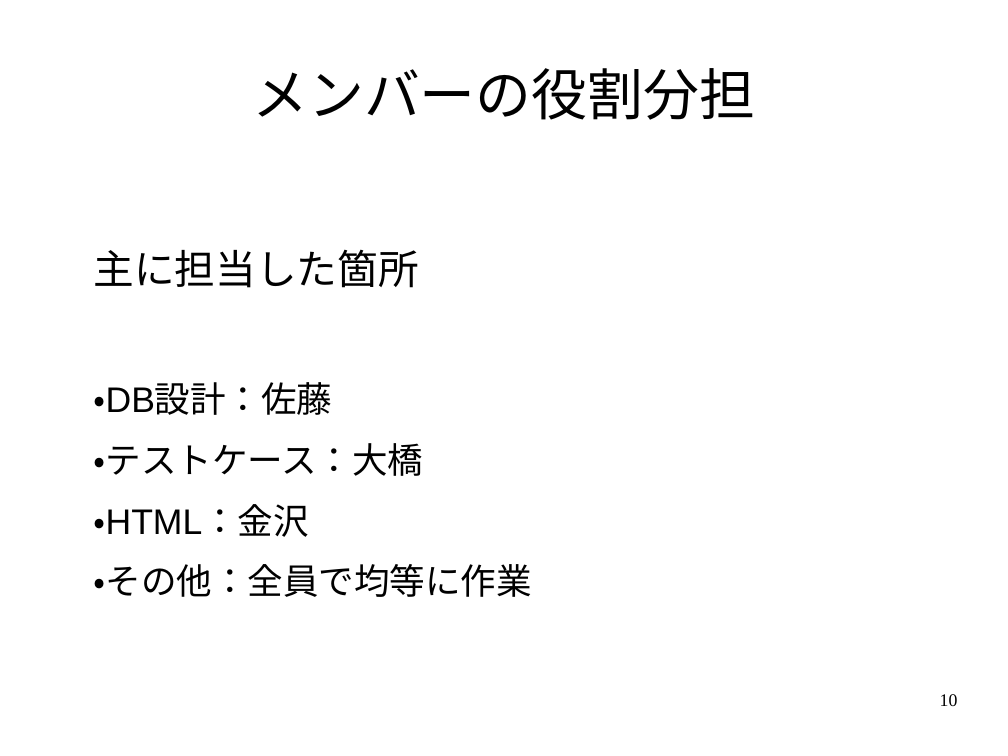
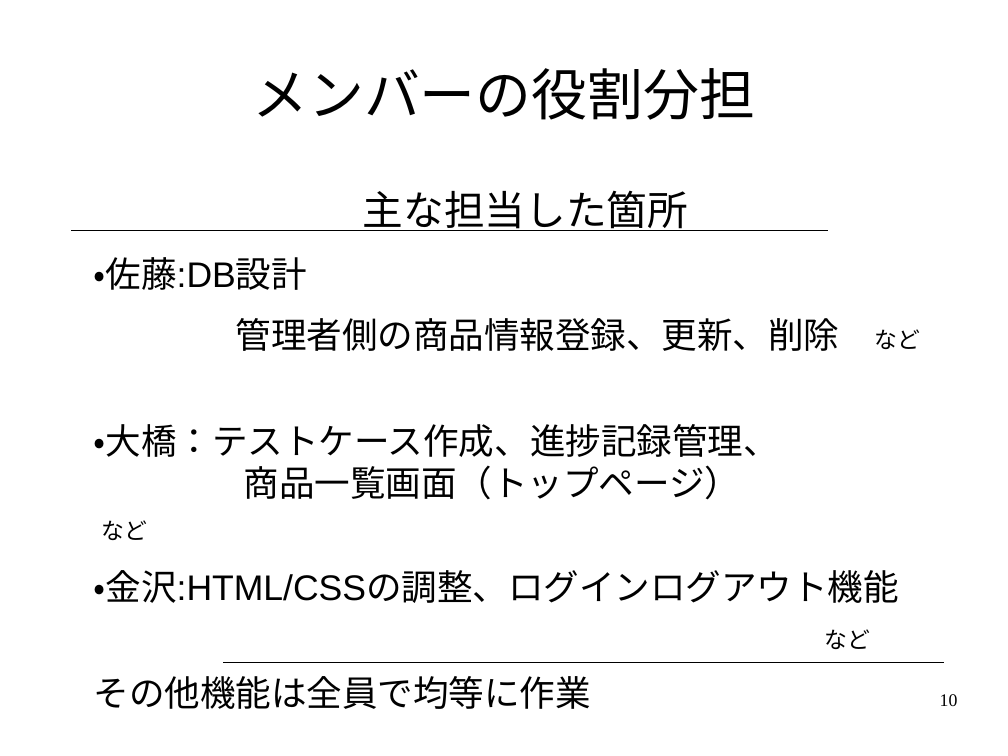
Before and after one commit to black1000/system, a slide deck: slide 10 of ユニフォームプレゼンテーション.odp. Drawn at 1008x756 pixels with LibreOffice and Linux fonts; fonts in the diff are those of the drawing. Boxes give left, top, right and bottom in pixels: in the first picture for what was removed or moved away, otherwise in the second. Text is boxed around its words. In the diff, an @@ line names an element or a change of style, - is before the commit and + after.

Commit message:
役割分担のページを改善

```diff
--- a/ユニフォームプレゼンテーション.odp
+++ b/ユニフォームプレゼンテーション.odp
@@ text at (x1=94, y1=190, x2=921, y2=709): text changed @@
-主に担当した箇所
-・DB設計：佐藤
-・テストケース：大橋
-・HTML：金沢
-・その他：全員で均等に作業
+主な担当した箇所
+・佐藤:DB設計
+管理者側の商品情報登録、更新、削除 など
+・大橋：テストケース作成、進捗記録管理、
+商品一覧画面（トップページ） など
+・金沢:HTML/CSSの調整、ログインログアウト機能
+など
+その他機能は全員で均等に作業
@@ line added from (72, 231) to (829, 231), #000000 0 pt @@
@@ line added from (223, 662) to (943, 662), #000000 0 pt @@
```
Also in this commit, not shown: 1 other slide changed.
